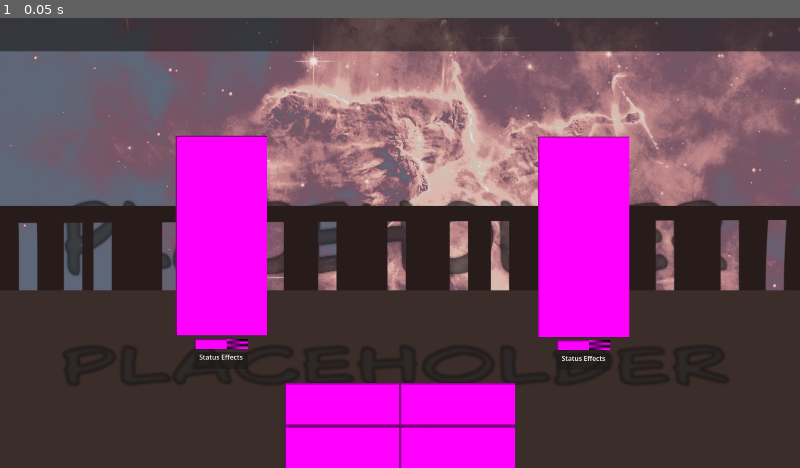
Above: before the commit, frame 1.
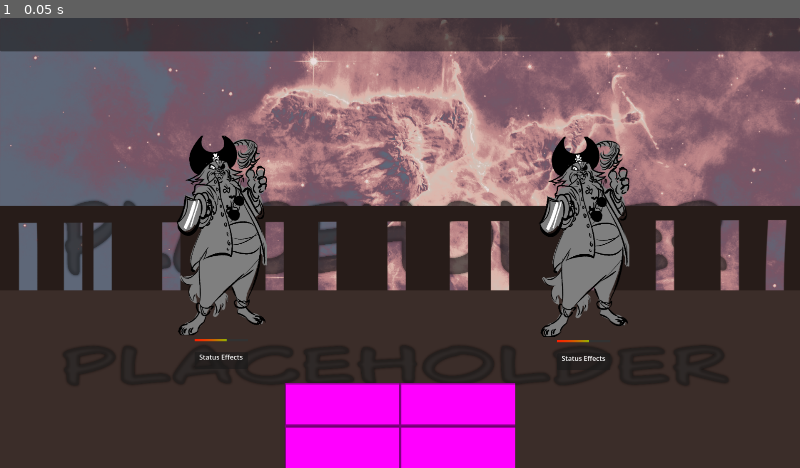
Above: after the commit, the same moment.

Repository: parrotwise/eventide-brackeys-2026-2
Game: Godot game, scene res://objects/game/levels/combat_level.tscn
The game is run twice, just before and just after one commit, with the same random seed, the same clock (stepped at 60 frames per second) and the same inputs.
Inputs:
- Up to frame 1 (0.05 s): no input

The runs differ from the first frame. In frame 1, 11% of the frame differs, in the area x 21-79%, y 26-74%.

Commit message:
updated character placeholders
Added placeholder images for character and character health bar.

Diff:
--- a/objects/game/characters/character.tscn
+++ b/objects/game/characters/character.tscn
@@ -3,27 +3,24 @@
 [ext_resource type="Script" uid="uid://cfp4qlilg2msx" path="res://objects/game/characters/character.gd" id="1_4nnrl"]
 [ext_resource type="PackedScene" uid="uid://buqosmy4njdvg" path="res://objects/game/components/actions_component.tscn" id="1_i7xxf"]
 [ext_resource type="PackedScene" uid="uid://cvpqjkipf6mgx" path="res://objects/game/components/state_component.tscn" id="1_iixya"]
+[ext_resource type="Texture2D" uid="uid://dcw627c6y0ebt" path="res://assets/art/characters/character_sprite_placeholder.png" id="2_ko2tq"]
 [ext_resource type="Script" uid="uid://t0vajahmyuku" path="res://objects/game/components/indicators_component.gd" id="4_glbma"]
-
-[sub_resource type="PlaceholderTexture2D" id="PlaceholderTexture2D_1whi2"]
-size = Vector2(220, 480)
-
-[sub_resource type="PlaceholderTexture2D" id="PlaceholderTexture2D_5p4nv"]
-size = Vector2(128, 24)
+[ext_resource type="Texture2D" uid="uid://bpenfqhjjpl35" path="res://assets/art/UI/hp_bar_bg_placeholder.png" id="6_yogf4"]
+[ext_resource type="Texture2D" uid="uid://v8w7c3yr6seh" path="res://assets/art/UI/hp_bar_placeholder.png" id="7_g2flc"]
 
 [node name="Character" type="Node2D" unique_id=1172588862]
 script = ExtResource("1_4nnrl")
 
 [node name="Sprite2D" type="Sprite2D" parent="." unique_id=1833322172]
 position = Vector2(0, -240)
-texture = SubResource("PlaceholderTexture2D_1whi2")
+texture = ExtResource("2_ko2tq")
 
 [node name="AnimatedSprite2D" type="AnimatedSprite2D" parent="." unique_id=628121818]
 
 [node name="Area2D" type="Area2D" parent="." unique_id=1528904343]
 
 [node name="CollisionPolygon2D" type="CollisionPolygon2D" parent="Area2D" unique_id=1579786761]
-polygon = PackedVector2Array(-110, -480, 110, -480, 110, 0, -110, 0)
+polygon = PackedVector2Array(-84, -438, -55.756393, -479.99994, 80, -479.99997, 110, -417, 110, -25, -63, 0, -110, 0, -109.99999, -298.99606)
 
 [node name="AbilitiesComponent" type="Node" parent="." unique_id=439284246]
 
@@ -45,8 +42,8 @@
 offset_right = 64.0
 offset_bottom = 48.0
 value = 60.0
-texture_under = SubResource("PlaceholderTexture2D_5p4nv")
-texture_progress = SubResource("PlaceholderTexture2D_5p4nv")
+texture_under = ExtResource("6_yogf4")
+texture_progress = ExtResource("7_g2flc")
 
 [node name="StatusEffectIndicator" type="PanelContainer" parent="IndicatorsComponent" unique_id=957868128]
 layout_mode = 0
Binary file added: assets/art/UI/hp_bar_bg_placeholder.png
Not shown, added: assets/art/UI/hp_bar_bg_placeholder.png.import
Binary file added: assets/art/UI/hp_bar_placeholder.png
Not shown, added: assets/art/UI/hp_bar_placeholder.png.import
Binary file added: assets/art/characters/character_sprite_placeholder.png
Not shown, added: assets/art/characters/character_sprite_placeholder.png.import
